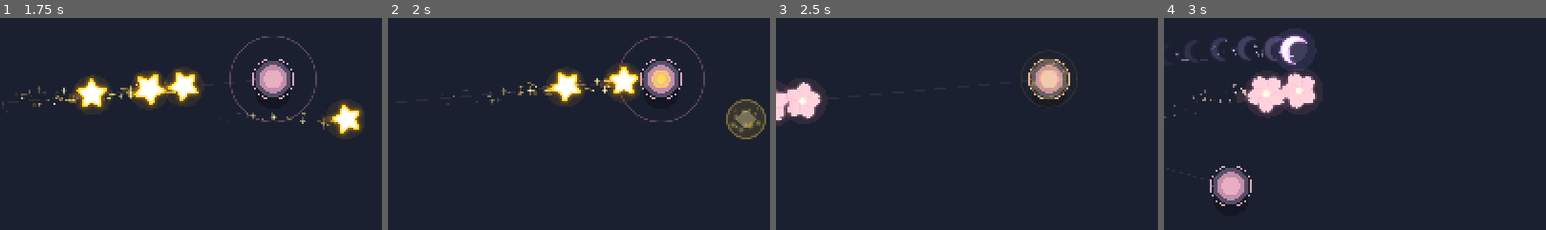
Above: before the commit, frames 1-4 (left to right).
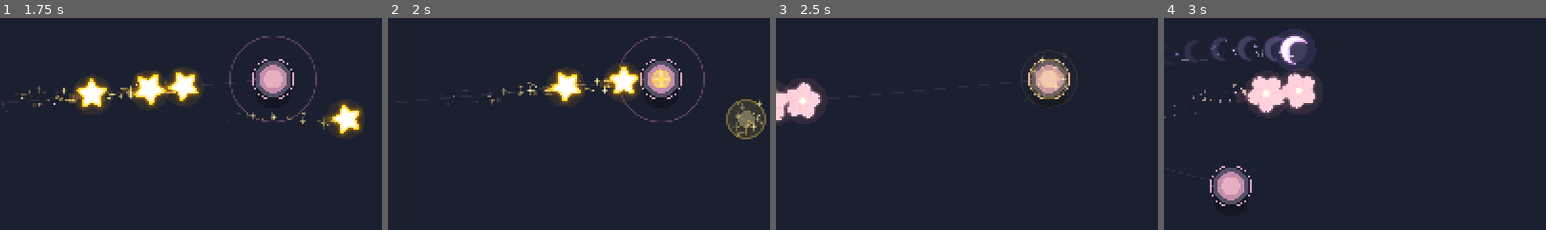
Above: after the commit, the same moments.

Repository: LittleEvasn/Test-Room
Game: Godot game, scene res://scenes/main.tscn
The game is run twice, just before and just after one commit, with the same random seed, the same clock (stepped at 60 frames per second) and the same inputs.
Inputs (mouse positions are % of the whole screen's width and height, from its top left):
- Up to frame 1 (1.75 s): tap Enter at 0.5 s; move the mouse to (72, 44) at 0.52 s; hold Up 0.53-1.28 s; tap 1 at 0.6 s; click (72, 44) at 0.67 s; tap Space at 0.77, 1.52 s; move the mouse to (30, 54) at 1.27 s; hold Down from 1.28 s (still down); tap 2 at 1.35 s
- Up to frame 2 (2 s): keep holding Down
- Up to frame 3 (2.5 s): move the mouse to (60, 27) at 2.02 s; release Down at 2.03 s; hold Up from 2.03 s (still down); tap 3 at 2.1 s
- Up to frame 4 (3 s): keep holding Up; move the mouse to (45, 70) at 2.77 s; tap Q at 2.85 s; click (45, 70) at 2.92 s
The pictures show only the part of the screen within x 36-86%, y 30-80%; the shares and areas given below are measured in that part.

Frame 1 is identical in both runs. In frame 2, 0.5% of the frame differs, in the area x 69-98%, y 23-56%; in frame 3, 0.2%; in frame 4, nothing differs.

Commit message:
Add varied impact glints gold dust and streak particles to star bolt

Diff:
--- a/scripts/impact_burst.gd
+++ b/scripts/impact_burst.gd
@@ -1,16 +1,15 @@
 extends Node2D
 ## 명중 시 0.4초 동안 원형 섬광, 별 조각, 스파크를 표시.
 
-const SPARK_TEXTURE: Texture2D = preload("res://assets/spark.png")
 const DURATION := 0.44
 var elapsed := 0.0
 var fragments: Array[Dictionary] = []
 
 func _ready() -> void:
-    for i in range(16):
-        var theta := (float(i) / 16.0) * TAU + randf_range(-0.15, 0.15)
-        var speed := randf_range(65.0, 185.0)
-        fragments.append({"velocity": Vector2.RIGHT.rotated(theta) * speed, "size": randf_range(4.0, 10.0)})
+    for i in range(21):
+        var theta := (float(i) / 21.0) * TAU + randf_range(-0.15, 0.15)
+        var speed := randf_range(75.0, 225.0)
+        fragments.append({"velocity": Vector2.RIGHT.rotated(theta) * speed, "size": randf_range(4.0, 10.0), "kind": i % 3, "angle": theta})
 
 func _process(delta: float) -> void:
     elapsed += delta
@@ -29,4 +28,18 @@
         var velocity := Vector2(f["velocity"])
         var pt := velocity * elapsed * (1.0 - 0.25 * p)
         var size := float(f["size"]) * (0.35 + fade)
-        draw_texture_rect(SPARK_TEXTURE, Rect2(pt - Vector2.ONE * size, Vector2.ONE * size * 2.0), false, Color(1.0, 1.0, 1.0, fade))
+        match int(f["kind"]):
+            0:
+                _draw_hit_glint(pt, size, Color(1.0, 0.94, 0.61, fade * 0.92))
+            1:
+                draw_circle(pt, size * 0.68, Color(1.0, 0.77, 0.24, fade * 0.20))
+                draw_circle(pt, size * 0.28, Color(1.0, 0.97, 0.75, fade * 0.94))
+            2:
+                var ray := Vector2.RIGHT.rotated(float(f["angle"]))
+                draw_line(pt - ray * size * 1.7, pt + ray * size * 0.5, Color(1.0, 0.82, 0.31, fade * 0.82), maxf(1.0, size * 0.23), true)
+                draw_circle(pt + ray * size * 0.45, size * 0.16, Color(1.0, 1.0, 0.9, fade))
+
+func _draw_hit_glint(at: Vector2, size: float, tint: Color) -> void:
+    draw_line(at + Vector2(-size, 0.0), at + Vector2(size, 0.0), tint, maxf(1.0, size * 0.22), true)
+    draw_line(at + Vector2(0.0, -size * 1.25), at + Vector2(0.0, size * 1.25), tint, maxf(1.0, size * 0.22), true)
+    draw_circle(at, size * 0.15, Color(1.0, 1.0, 0.94, tint.a))
